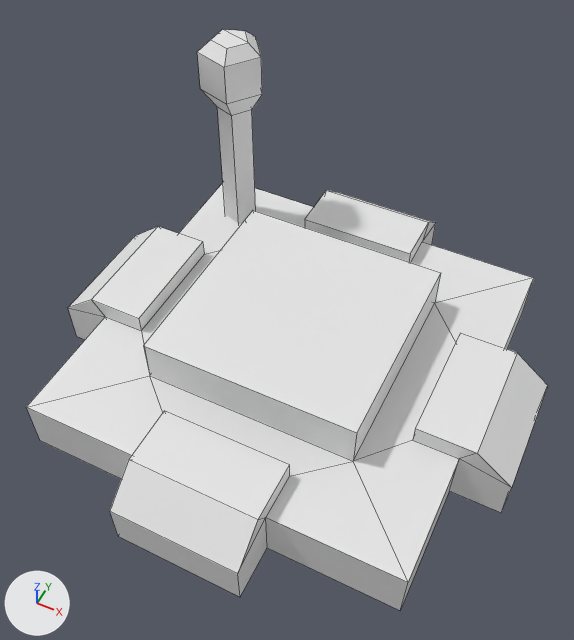
Renders of the FBX model Assets/Project/Visuals/Models/Environment/NewMina.fbx from each side of a commit.
Both versions are drawn from a camera (50 mm lens) standing at (0.353, -0.744, 1.053) and looking at (0.003, -0.046, 0.18). Every picture has the same lights, and +X, +Y and +Z are marked at lower left. Mesh edges are drawn as thin lines. Where no turn or scale is listed for an object, it has been applied to the vertices.

Before the edit, the objects in view are built like this:
```python
mat_main = principled_material('Main')
mat_main.base_color = (0.8, 0.8, 0.8)  # white #e7e7e7
me_mesh = bpy.data.meshes.new('Mesh')
me_mesh.from_pydata(...)  # 101 vertices, 100 faces; spans x -0.379..0.379, y -0.379..0.379, z 0.0..0.436
me_mesh.materials.append(mat_main)  # white #e7e7e7
ob_mine = bpy.data.objects.new('Mine', me_mesh)
ob_mine.location = (0.0, 0.0, 0.0)
```
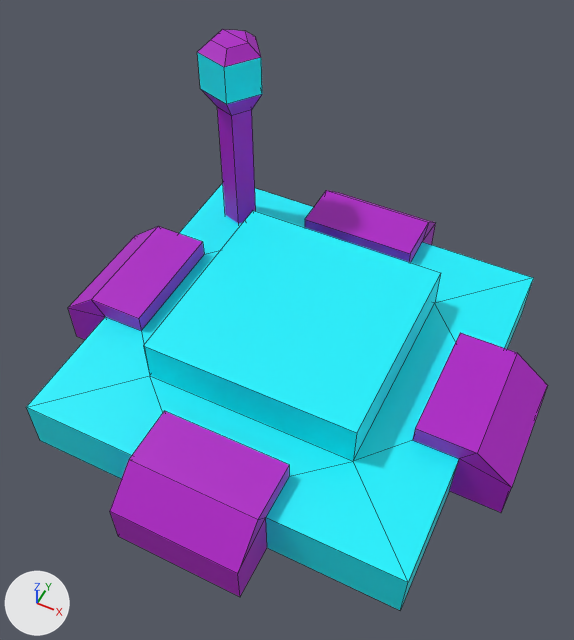
Boxes (x1, y1, x2, y2) around the edits, measured in the pictures (574 x 640 px):
'Mine', surface changed, shading changed
    both: (26, 29, 548, 610)
part 1 of me_mesh, shading changed
    both: (26, 29, 548, 610)
part 2 of me_mesh, surface changed (white to cyan)
    both: (144, 210, 441, 461)

Patch to the scene script:
```diff
--- a/Assets/Project/Visuals/Models/Environment/NewMina.fbx.py
+++ b/Assets/Project/Visuals/Models/Environment/NewMina.fbx.py
@@ img_mine_uv_defaultmaterial_albedotransparency_tga @@
+img_mine_uv_defaultmaterial_albedotransparency_tga = load_image('Mine_UV_DefaultMaterial_AlbedoTransparency.tga', '_unpacked/Mine_UV_DefaultMaterial_AlbedoTransparency.tga', 1024, 1024, 'sRGB')
@@ mat_main @@
 n0 = _N.new('ShaderNodeBsdfPrincipled'); n0.name = 'Principled BSDF'
 n1 = _N.new('ShaderNodeOutputMaterial'); n1.name = 'Material Output'
+n2 = _N.new('ShaderNodeTexImage'); n2.name = 'Image Texture'
+n2.image = img_mine_uv_defaultmaterial_albedotransparency_tga
+n3 = _N.new('ShaderNodeUVMap'); n3.name = 'UV Map'
+n4 = _N.new('ShaderNodeMapping'); n4.name = 'Mapping'
+n4.vector_type = 'TEXTURE'
+n4.inputs[1].default_value = (0.0, -1.0, 0.0)  # 'Location'
 _L.new(n0.outputs[0], n1.inputs[0])  # 'BSDF' to 'Surface'
+_L.new(n3.outputs[0], n4.inputs[0])  # 'UV' to 'Vector'
+_L.new(n4.outputs[0], n2.inputs[0])  # 'Vector' to 'Vector'
+_L.new(n2.outputs[0], n0.inputs[0])  # 'Color' to 'Base Color'
@@ me_mesh @@
 me_mesh.from_pydata(...)  # 101 vertices, 100 faces; spans x -0.379..0.379, y -0.379..0.379, z 0.0..0.436
 # used by ob_mine; location = (0.0, 0.0, 0.0)
+# me_mesh part 1: edges marked sharp go from 138 to 148
+# me_mesh part 2: texture (UV) coordinates of 5 of 100 faces, centred in x -0.169..0.169, y -0.169..0.169, z 0.125..0.161, changed; they spanned u 0.5..0.7, v 0.0..0.2 and now span u 0.83..0.87, v 0.02..0.23
 me_mesh.materials.append(mat_main)
```
